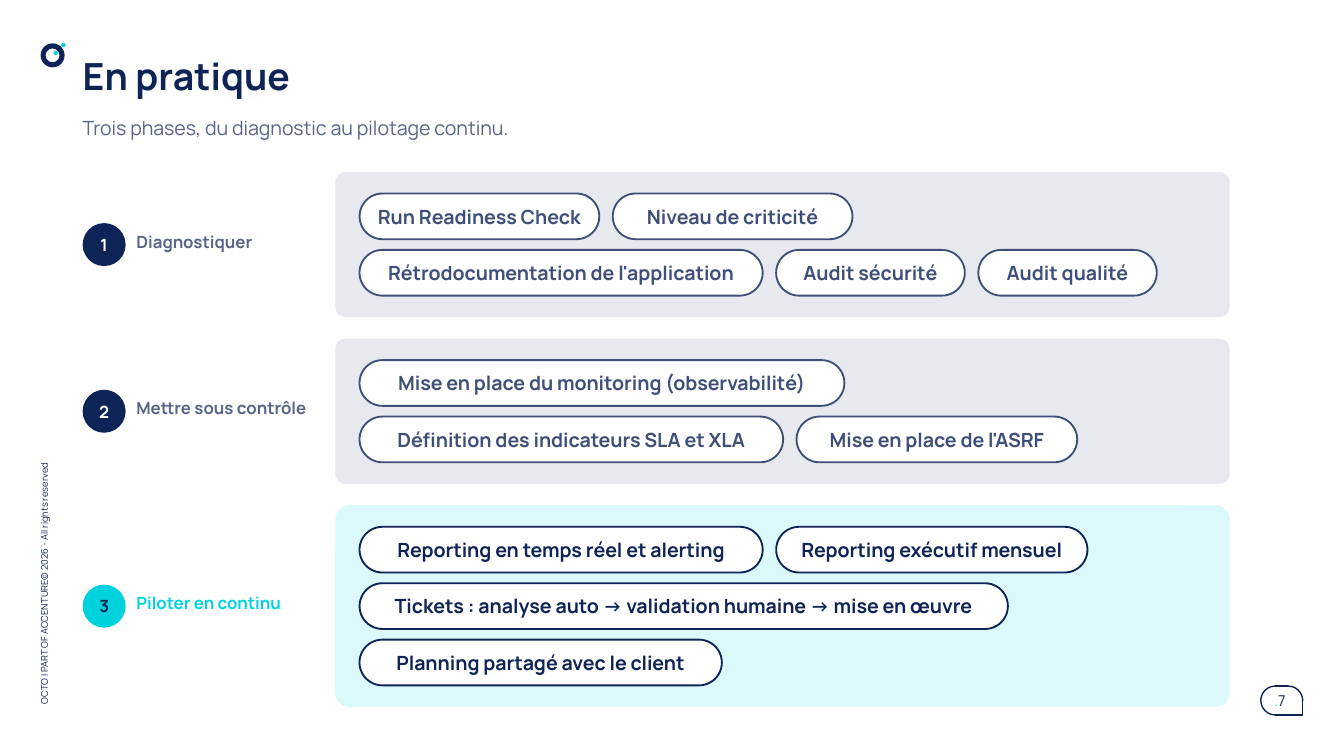
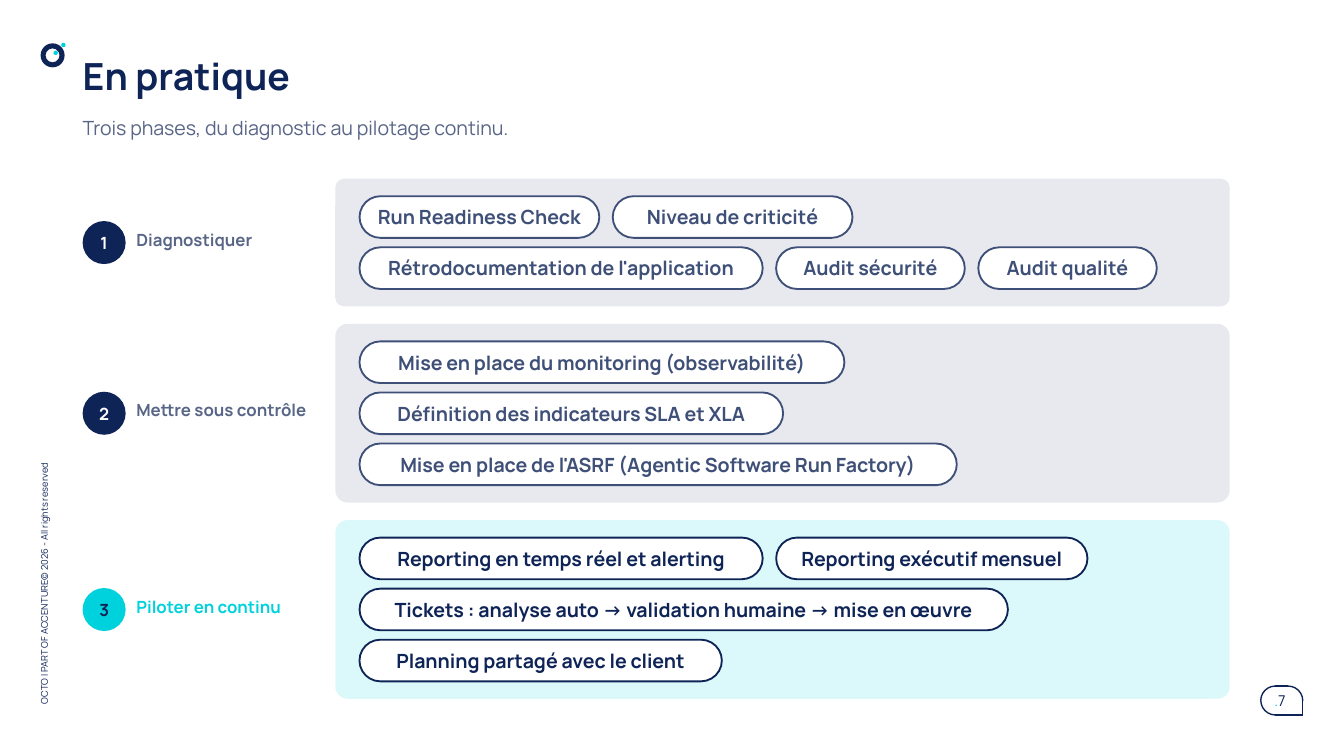
Before and after one commit to claudecamus-dot/VScode6-learning-sprintIA, a slide deck: slide 7 of docs/run-ia/atelier-agentic-run/AGENTIC-PRODUCT-RUN-atelier.pptx. Drawn at 1344x756 pixels with LibreOffice and Linux fonts; fonts in the diff are those of the drawing. Boxes give left, top, right and bottom in pixels: in the first picture for what was removed or moved away, otherwise in the second. Text is boxed around its words. In the diff, an @@ line names an element or a change of style, - is before the commit and + after.

```diff
--- a/docs/run-ia/atelier-agentic-run/AGENTIC-PRODUCT-RUN-atelier.pptx
+++ b/docs/run-ia/atelier-agentic-run/AGENTIC-PRODUCT-RUN-atelier.pptx
@@ rounded rectangle resized from (x1=336, y1=172, x2=1231, y2=317) to (x1=336, y1=179, x2=1231, y2=306) @@
@@ text "Rétrodocumentation de l'application" moved from (x1=388, y1=264, x2=733, y2=285) to (x1=388, y1=259, x2=733, y2=280) @@
@@ rounded rectangle resized from (x1=359, y1=250, x2=762, y2=296) to (x1=359, y1=247, x2=762, y2=289) @@
@@ text "Audit sécurité" moved from (x1=803, y1=264, x2=937, y2=281) to (x1=803, y1=259, x2=937, y2=276) @@
@@ rounded rectangle resized from (x1=777, y1=250, x2=965, y2=296) to (x1=777, y1=247, x2=965, y2=289) @@
@@ text "Audit qualité" moved from (x1=1007, y1=264, x2=1129, y2=285) to (x1=1007, y1=259, x2=1129, y2=280) @@
@@ rounded rectangle resized from (x1=978, y1=250, x2=1157, y2=296) to (x1=978, y1=247, x2=1157, y2=289) @@
@@ rounded rectangle resized from (x1=336, y1=339, x2=1231, y2=484) to (x1=336, y1=324, x2=1231, y2=503) @@
@@ text "Mise en place du monitoring ..." moved from (x1=398, y1=373, x2=805, y2=395) to (x1=398, y1=353, x2=805, y2=375) @@
@@ rounded rectangle resized from (x1=359, y1=360, x2=844, y2=406) to (x1=359, y1=341, x2=844, y2=383) @@
@@ text "Définition des indicateurs SLA et ..." moved from (x1=397, y1=431, x2=745, y2=448) to (x1=397, y1=405, x2=745, y2=422) @@
@@ rounded rectangle moved from (x1=359, y1=417, x2=782, y2=462) to (x1=359, y1=392, x2=782, y2=434) @@
@@ rounded rectangle resized from (x1=797, y1=417, x2=1078, y2=462) to (x1=359, y1=444, x2=956, y2=485) @@
@@ text at (x1=400, y1=455, x2=915, y2=477): text changed @@
-Mise en place de l'ASRF
+Mise en place de l'ASRF (Agentic Software Run Factory)
@@ rounded rectangle resized from (x1=336, y1=505, x2=1231, y2=707) to (x1=336, y1=520, x2=1231, y2=699) @@
@@ text "Reporting en temps réel et ..." moved from (x1=397, y1=541, x2=724, y2=562) to (x1=397, y1=550, x2=724, y2=571) @@
@@ rounded rectangle resized from (x1=359, y1=527, x2=762, y2=573) to (x1=359, y1=538, x2=762, y2=579) @@
@@ text "Reporting exécutif mensuel" moved from (x1=801, y1=541, x2=1062, y2=562) to (x1=801, y1=550, x2=1062, y2=571) @@
@@ rounded rectangle resized from (x1=777, y1=527, x2=1089, y2=573) to (x1=777, y1=538, x2=1089, y2=579) @@
@@ 2 texts, 1 rounded rectangle moved together from (x1=82, y1=585, x2=281, y2=628) to (x1=82, y1=589, x2=281, y2=632) @@
@@ text "Tickets : analyse auto → ..." moved from (x1=395, y1=598, x2=972, y2=618) to (x1=395, y1=602, x2=972, y2=622) @@
@@ rounded rectangle resized from (x1=359, y1=583, x2=1007, y2=629) to (x1=359, y1=589, x2=1007, y2=630) @@
@@ rounded rectangle resized from (x1=359, y1=640, x2=722, y2=685) to (x1=359, y1=640, x2=722, y2=681) @@
```
Also in this commit, not shown: 1 other slide changed, 2 other files.
